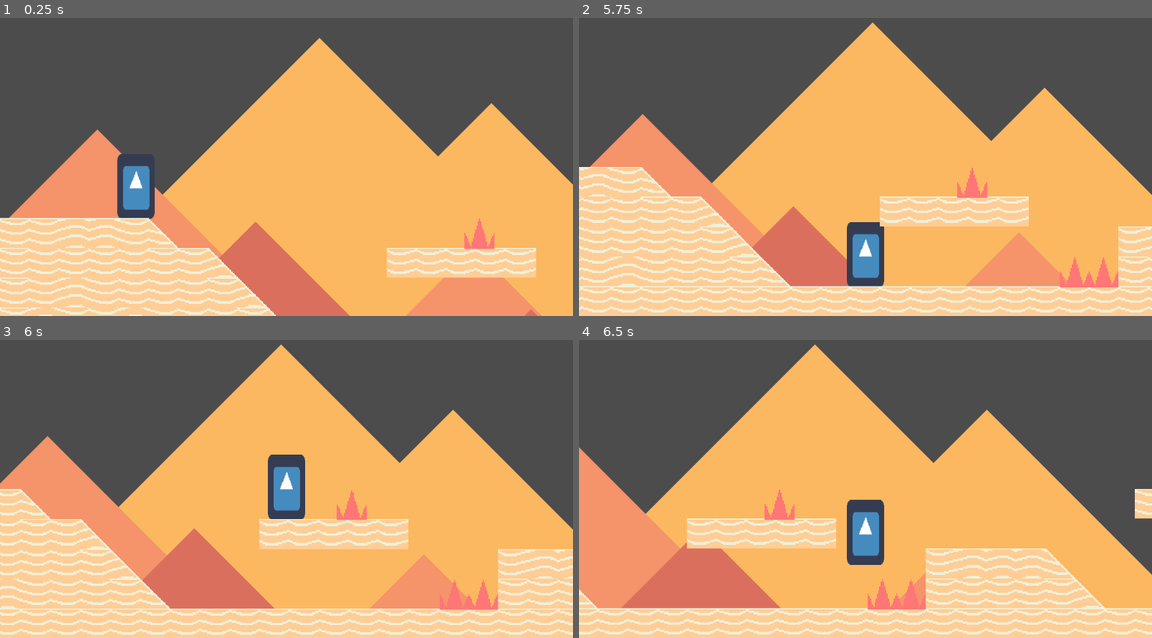
Above: before the commit, frames 1-4 (two rows, left to right).
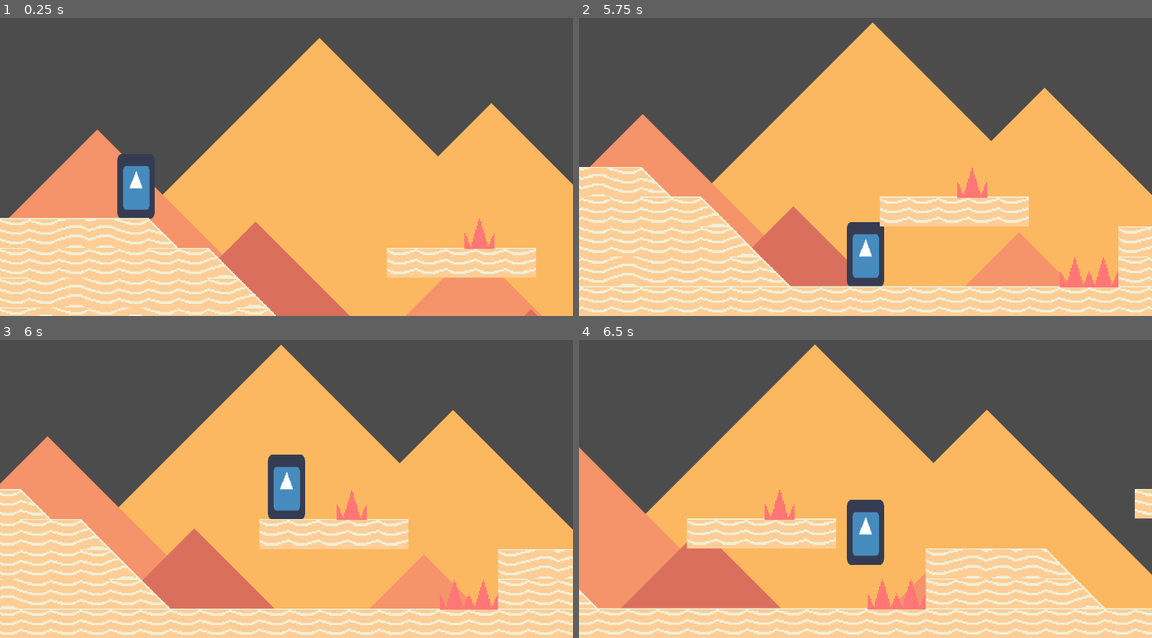
Above: after the commit, the same moments.

Repository: Streamfire/LeapDayPlatformer
Game: Godot game, scene res://internal/scenes/Main.tscn
Two runs of this game, one before a commit and one after it. Both use one fixed random seed, a clock stepped at 60 frames per second and the inputs below. The engine's default icon, where the game draws it, is replaced by a stand-in: a white triangle on a blue panel in a dark square.
Inputs:
- Up to frame 1 (0.25 s): no input
- Up to frame 2 (5.75 s): tap Enter at 0.5 s; hold D (Move_Right) 0.53-2.03 s; tap Space (Move_Jump) at 0.77, 1.52, 3.02, 3.77, 4.52 s; hold A (Move_Left) 2.03-4.28 s; hold D (Move_Right) from 4.28 s (still down)
- Up to frame 3 (6 s): keep holding D (Move_Right); tap Space (Move_Jump) at 5.75 s
- Up to frame 4 (6.5 s): keep holding D (Move_Right); tap Space (Move_Jump) at 6.02 s

Frames 1-2 are identical in both runs. In frame 3, 0.2% of the frame differs, in the area x 0-100%, y 1-64%; in frame 4, nothing differs.

Commit message:
Player can get hit now

Diff:
--- a/internal/scenes/Player.tscn
+++ b/internal/scenes/Player.tscn
@@ -1,15 +1,32 @@
-[gd_scene load_steps=4 format=2]
+[gd_scene load_steps=5 format=2]
 
 [ext_resource path="res://internal/scripts/PlayerController.gd" type="Script" id=1]
 [ext_resource path="res://icon.png" type="Texture" id=2]
 
 [sub_resource type="CapsuleShape2D" id=1]
+radius = 15.4285
+height = 21.3391
+
+[sub_resource type="CapsuleShape2D" id=2]
 radius = 15.1663
 height = 25.1559
 
 [node name="Player" type="KinematicBody2D"]
+collision_layer = 2
 script = ExtResource( 1 )
 gravity = 20.0
+
+[node name="Hitbox" type="Area2D" parent="."]
+position = Vector2( 0, -0.971937 )
+collision_layer = 4
+collision_mask = 80
+
+[node name="CollisionShape2D" type="CollisionShape2D" parent="Hitbox"]
+shape = SubResource( 1 )
+
+[node name="Body" type="CollisionShape2D" parent="."]
+position = Vector2( 0, -0.971937 )
+shape = SubResource( 2 )
 
 [node name="PlayerAnimator" type="AnimationPlayer" parent="."]
 
@@ -17,7 +34,5 @@
 position = Vector2( 0.0809937, 0.222081 )
 scale = Vector2( 0.492715, 0.849276 )
 texture = ExtResource( 2 )
-
-[node name="CollisionShape2D" type="CollisionShape2D" parent="."]
-position = Vector2( 0, -0.971937 )
-shape = SubResource( 1 )
+[connection signal="area_entered" from="Hitbox" to="." method="_on_Hitbox_collision"]
+[connection signal="body_entered" from="Hitbox" to="." method="_on_Hitbox_collision"]
--- a/internal/scripts/PlayerController.gd
+++ b/internal/scripts/PlayerController.gd
@@ -46,3 +46,8 @@
 
 	move_and_slide(velocity*delta, UP_VECTOR)
 	pass
+
+
+func _on_Hitbox_collision(area):
+	print("AU!")
+	pass # Replace with function body.
Not shown, removed: .mono/metadata/ide_server_meta.txt
